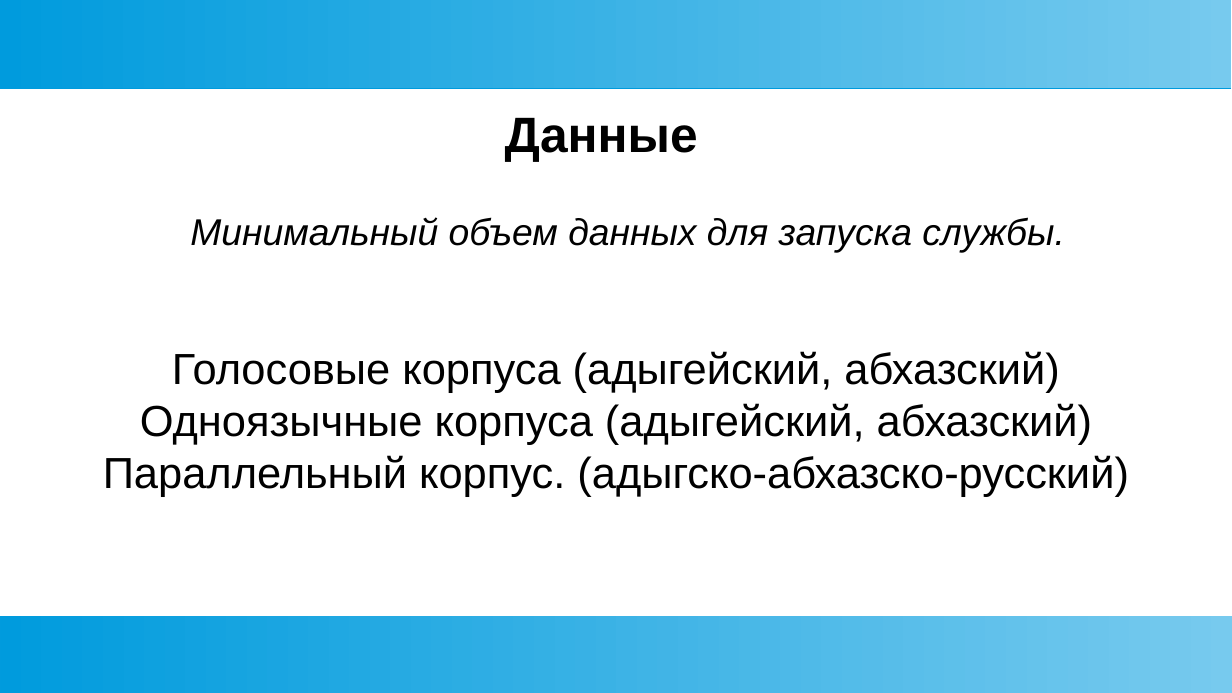
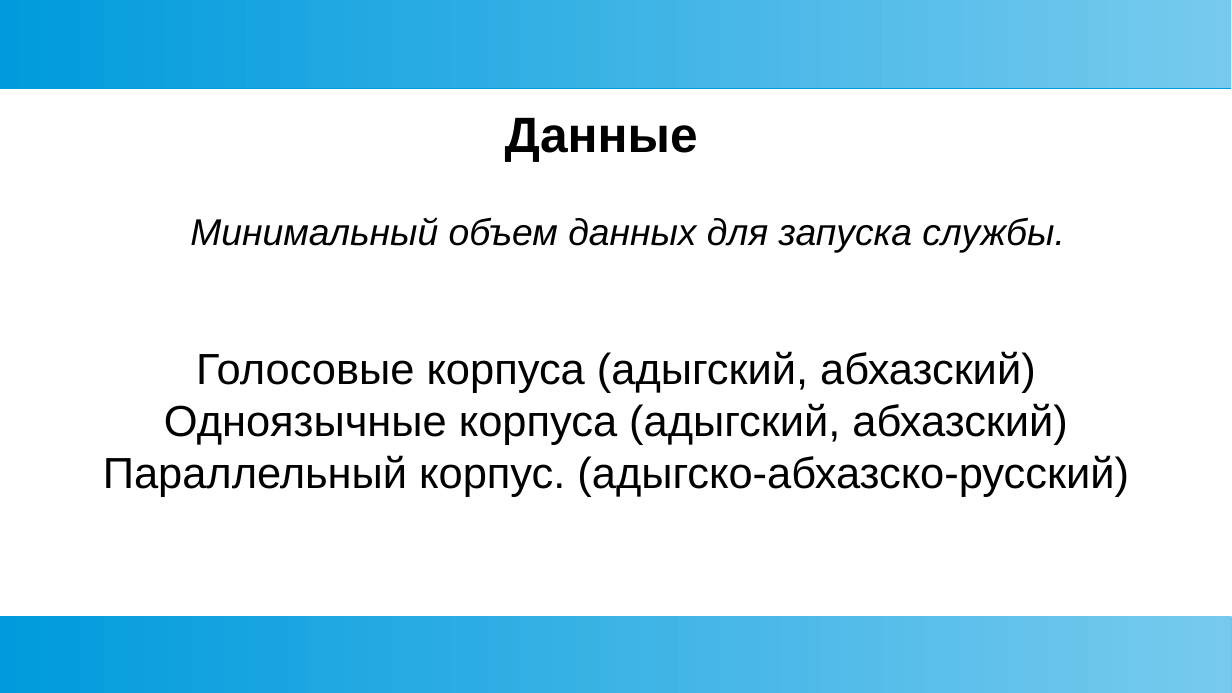
Before and after one commit to danielinux7/anana, a slide deck: slide 10 of docs/metaverse.pptx (slide 8 before the commit). Drawn at 1232x693 pixels with LibreOffice and Linux fonts; fonts in the diff are those of the drawing. Boxes give left, top, right and bottom in pixels: in the first picture for what was removed or moved away, otherwise in the second. Text is boxed around its words. In the diff, an @@ line names an element or a change of style, - is before the commit and + after.

```diff
--- a/docs/metaverse.pptx
+++ b/docs/metaverse.pptx
@@ text at (164,351,1068,445): text changed @@
-Голосовые корпуса (адыгейский, абхазский)
-Одноязычные корпуса (адыгейский, абхазский)
+Голосовые корпуса (адыгский, абхазский)
+Одноязычные корпуса (адыгский, абхазский)
```
Also in this commit, not shown: 2 slides added, 1 other file.
